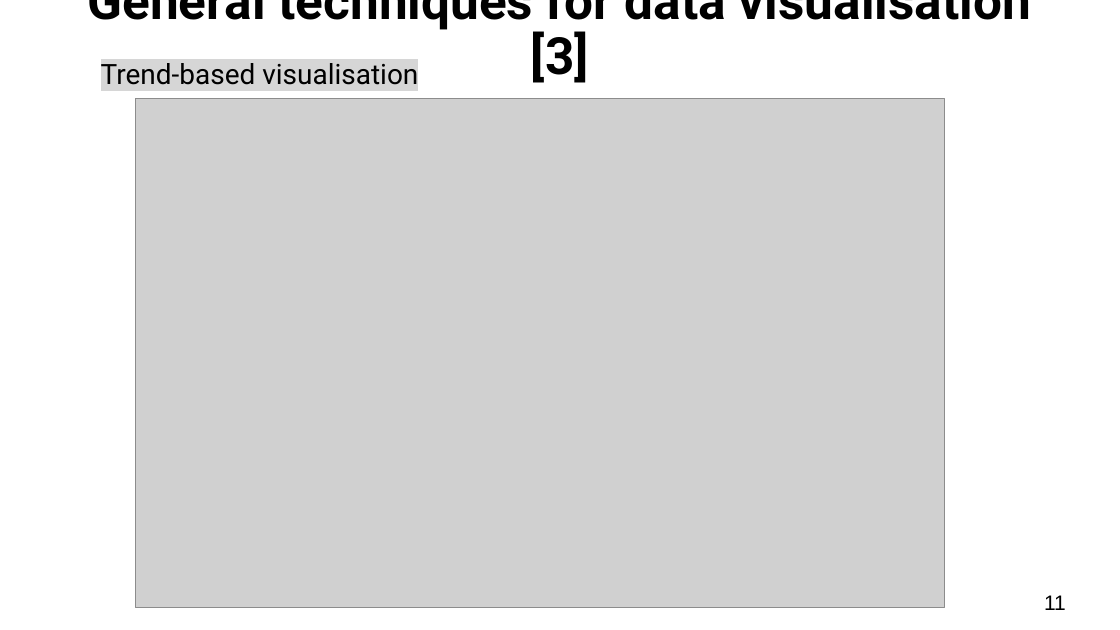
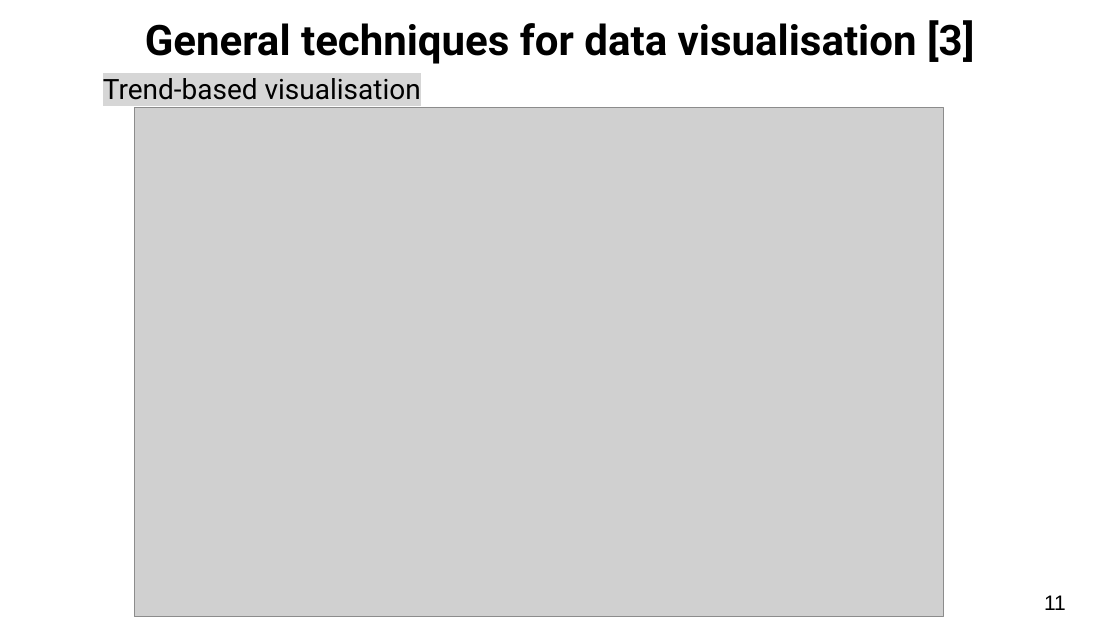
Before and after one commit to UCLPG-MSC-SGDS/POLS0008, a slide deck: slide 11 of Lecture_notes_ppts/POLS0008-2022-23 Week 3 Examining Data II.pptx. Drawn at 1120x630 pixels with LibreOffice and Linux fonts; fonts in the diff are those of the drawing; grey boxes stand for pictures. Boxes give left, top, right and bottom in pixels: in the first picture for what was removed or moved away, otherwise in the second. Text is boxed around its words. In the diff, an @@ line names an element or a change of style, - is before the commit and + after.

```diff
--- a/Lecture_notes_ppts/POLS0008-2022-23 Week 3 Examining Data II.pptx
+++ b/Lecture_notes_ppts/POLS0008-2022-23 Week 3 Examining Data II.pptx
@@ title "General techniques for data visualisation ...": place and size @@
-title "General techniques for data visualisation ..." at box(88, 0, 1031, 83)
+title "General techniques for data visualisation ..." at box(145, 20, 974, 64)
@@ title "General techniques for data visualisation ..." at box(145, 20, 974, 64): size 44 to 36 pt @@
@@ text "Trend-based visualisation" rewrapped from box(101, 58, 418, 85) to box(103, 78, 421, 100) @@
@@ picture: place and size @@
-picture at box(135, 98, 944, 608)
+picture at box(134, 108, 944, 618)
```
Also in this commit, not shown: 7 other slides changed, 2 slides added, 6 other files.
